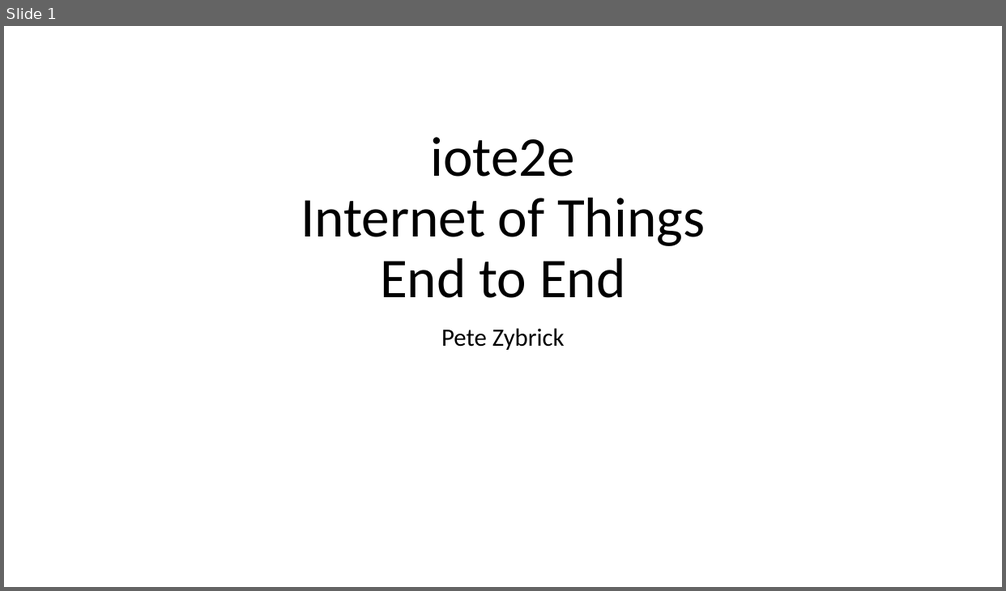
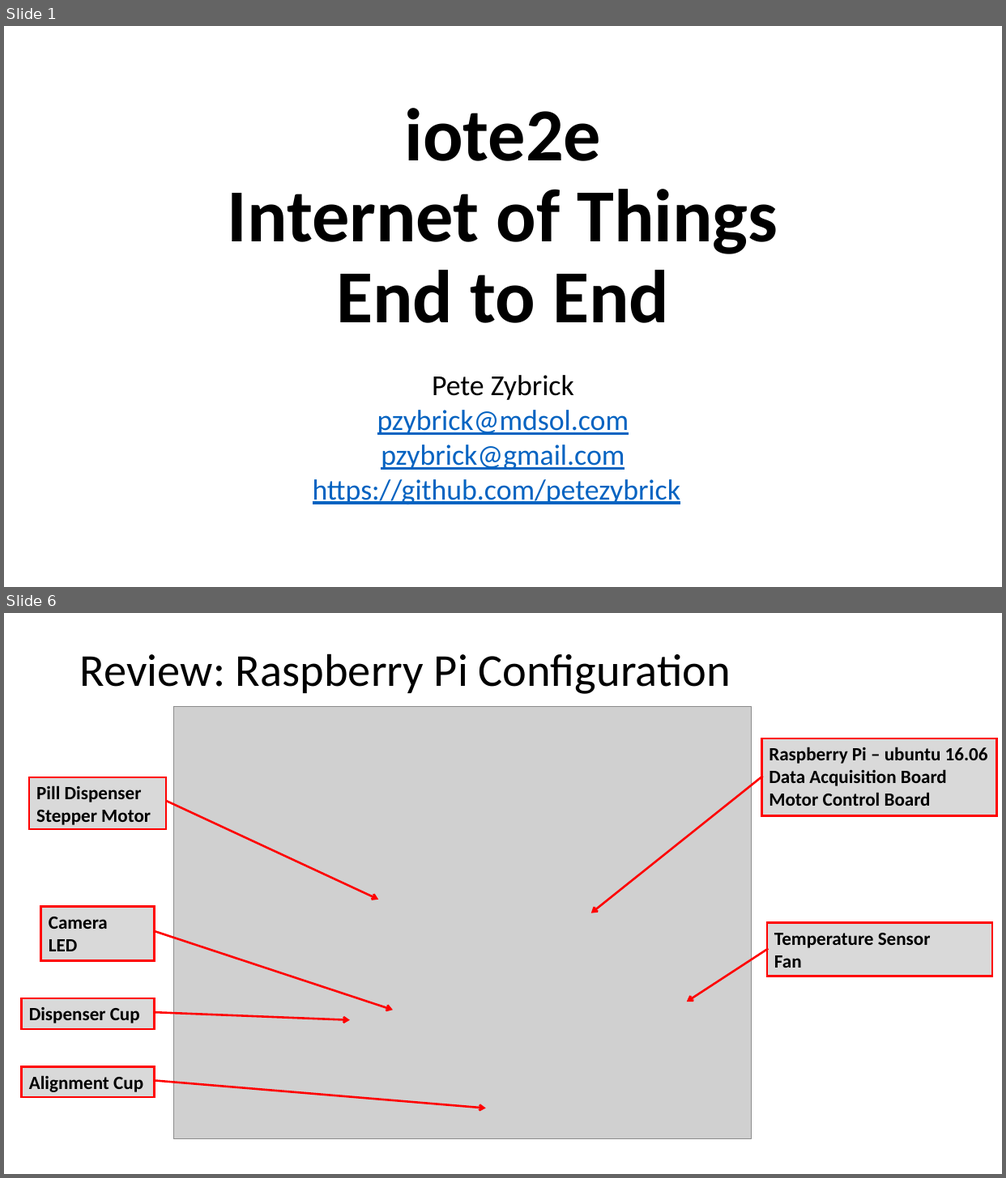
Before and after one commit to petezybrick/iote2e, a slide deck: iote2e-common/src/site/markdown/slides/iote2e-dryrun-20170904.pptx. Shown one above the other, each under a label of ours: slide 1 before the commit, slides 1 and 6 after it; the slides between them are not shown. The pictures are 1006x591 and 1006x1178 pixels, drawn with LibreOffice and Linux fonts; fonts in the diff are those of the drawing; grey boxes stand for pictures. Boxes give left, top, right and bottom in pixels: in the first picture for what was removed or moved away, otherwise in the second. Text is boxed around its words. In the diff, an @@ line names an element or a change of style, - is before the commit and + after.

```diff
--- a/iote2e-common/src/site/markdown/slides/iote2e-dryrun-20170904.pptx
+++ b/iote2e-common/src/site/markdown/slides/iote2e-dryrun-20170904.pptx
@@ slide 6 added at (4, 613, 1002, 1174), background #FFFFFF @@
@@ title added at (80, 653, 731, 694), 44 pt, text #000000 @@
+Review: Raspberry Pi Configuration
@@ picture added at (174, 707, 751, 1140) @@
@@ border callout added at (761, 739, 997, 816), fill #D9D9D9, outline #FF0000 2 pt, 18 pt, text #000000, bold @@
+Raspberry Pi – ubuntu 16.06
+Data Acquisition Board
+Motor Control Board
@@ border callout added at (29, 777, 167, 829), fill #D9D9D9, outline #FF0000 2 pt, 18 pt, text #000000, bold @@
+Pill Dispenser
+Stepper Motor
@@ border callout added at (40, 907, 154, 961), fill #D9D9D9, outline #FF0000 2 pt, 18 pt, text #000000, bold @@
+Camera
+LED
@@ border callout added at (767, 923, 992, 977), fill #D9D9D9, outline #FF0000 2 pt, 18 pt, text #000000, bold @@
+Temperature Sensor
+Fan
@@ border callout added at (21, 999, 154, 1029), fill #D9D9D9, outline #FF0000 2 pt, 18 pt, text #000000, bold @@
+Dispenser Cup
@@ border callout added at (21, 1067, 154, 1097), fill #D9D9D9, outline #FF0000 2 pt, 18 pt, text #000000, bold @@
+Alignment Cup
@@ slide 1 changed as well @@
@@ title "iote2e Internet of Things End ...": place and size @@
-title "iote2e Internet of Things End ..." at (300, 137, 705, 298)
+title "iote2e Internet of Things End ..." at (228, 108, 778, 323)
@@ title "iote2e Internet of Things End ..." at (228, 108, 778, 323): size 54 to 72 pt, bold on @@
@@ subtitle "Pete Zybrick": place and size @@
-subtitle "Pete Zybrick" at (441, 328, 565, 350)
+subtitle "Pete Zybrick" at (313, 375, 680, 505)
@@ subtitle at (432, 375, 574, 400): size 24 to 27.9 pt in "Pete Zybrick"; line spacing 0.9 to 0.7 @@
@@ subtitle at (313, 410, 680, 505): paragraphs added @@
+pzybrick@mdsol.com
+pzybrick@gmail.com
+https://github.com/petezybrick
```
Also in this commit, not shown: 23 other slides added, 1 slide removed.
